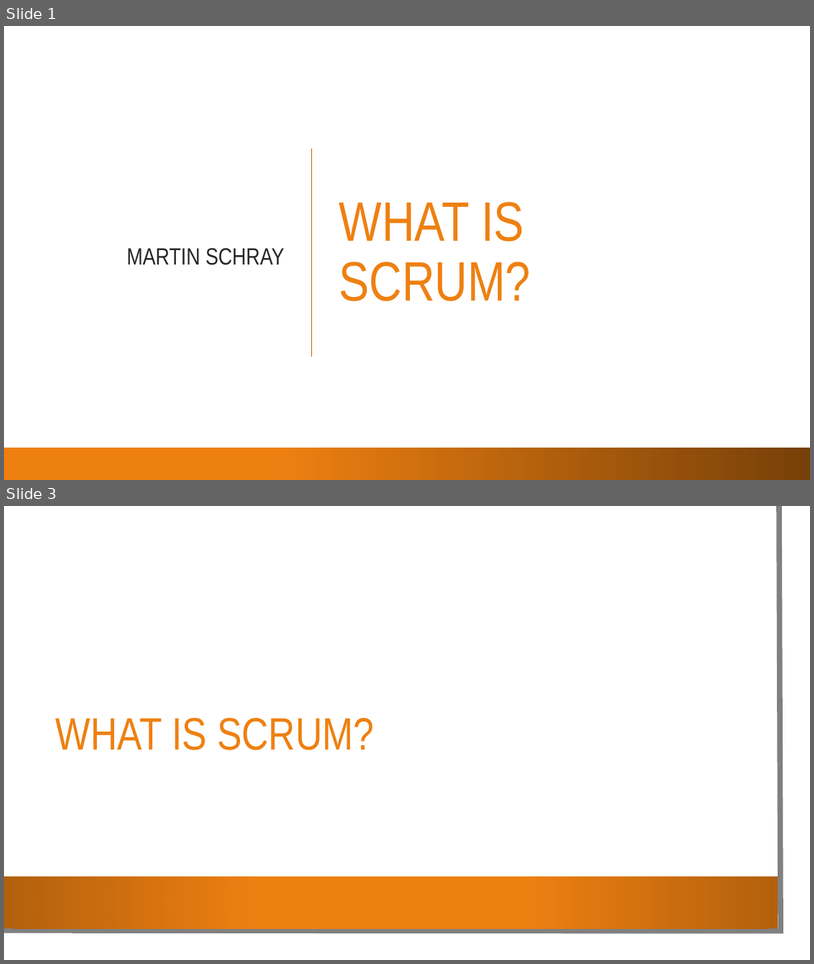
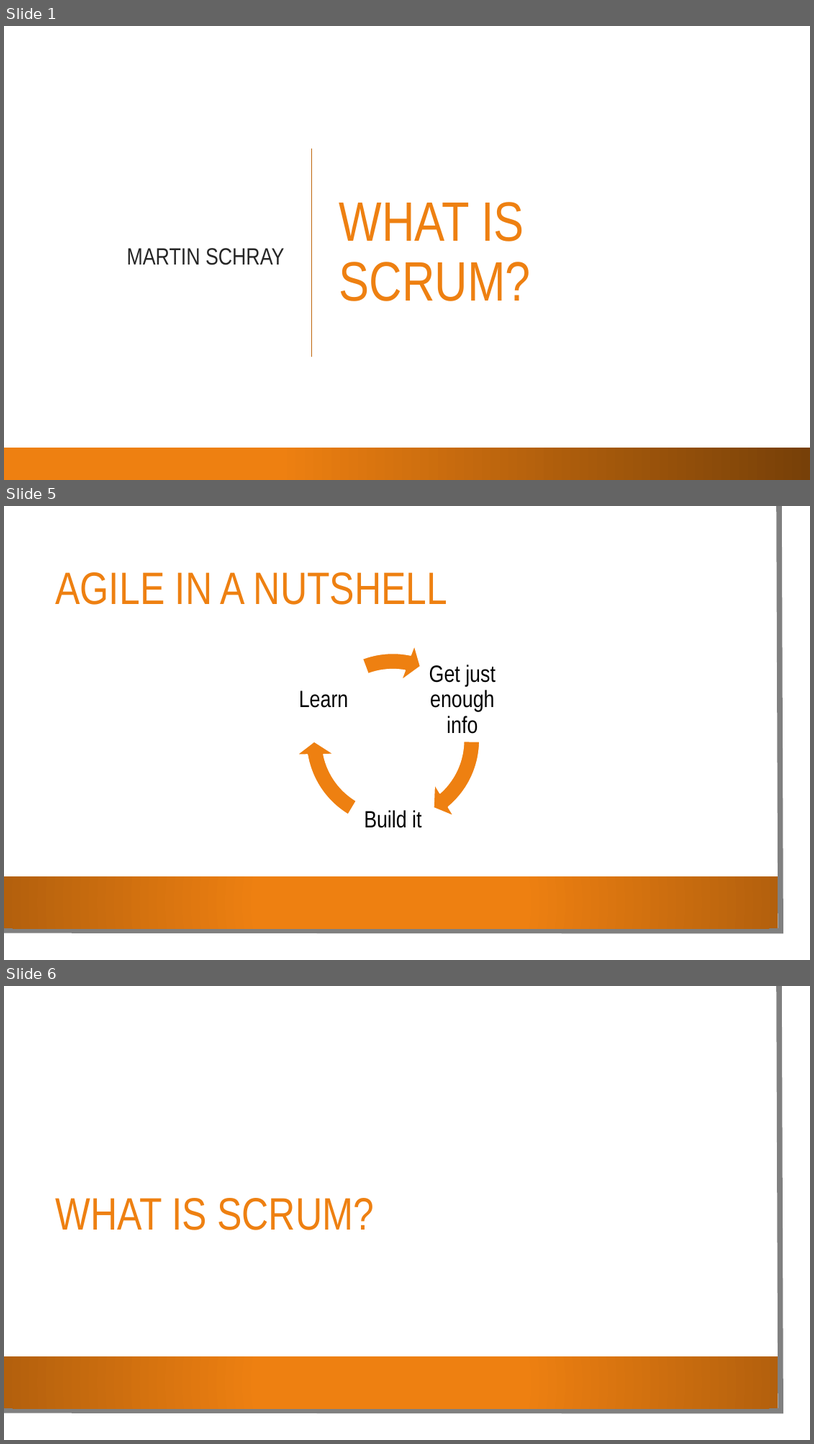
Before and after one commit to mschray/IPro497Sample, a slide deck: Course Content/What is Scrum.pptx. Shown one above the other, each under a label of ours: slides 1 and 3 before the commit, slides 1, 5 and 6 after it; the slides between them are not shown. The pictures are 814x964 and 814x1444 pixels, drawn with LibreOffice and Linux fonts; fonts in the diff are those of the drawing; background and template pictures are left out. Boxes give left, top, right and bottom in pixels: in the first picture for what was removed or moved away, otherwise in the second. Text is boxed around its words. In the diff, an @@ line names an element or a change of style, - is before the commit and + after.

Commit message:
Add agile updates
Add agile updates

```diff
--- a/Course Content/What is Scrum.pptx
+++ b/Course Content/What is Scrum.pptx
@@ slide 5 added at (4,506,810,960), background picture (left out); not listed: 3 template elements that a slide beside it also shows @@
@@ title added at (55,572,448,605), 54 pt, text #EE8011 @@
+AGILE IN A NUTSHELL
@@ group added at (296,643,496,838): 3 texts, 3 circular arrows @@
+Get just enough info
+Build it
+Learn
@@ what was slide 3 is now slide 6 @@
```
Also in this commit, not shown: 2 slides changed, 2 other slides added.
